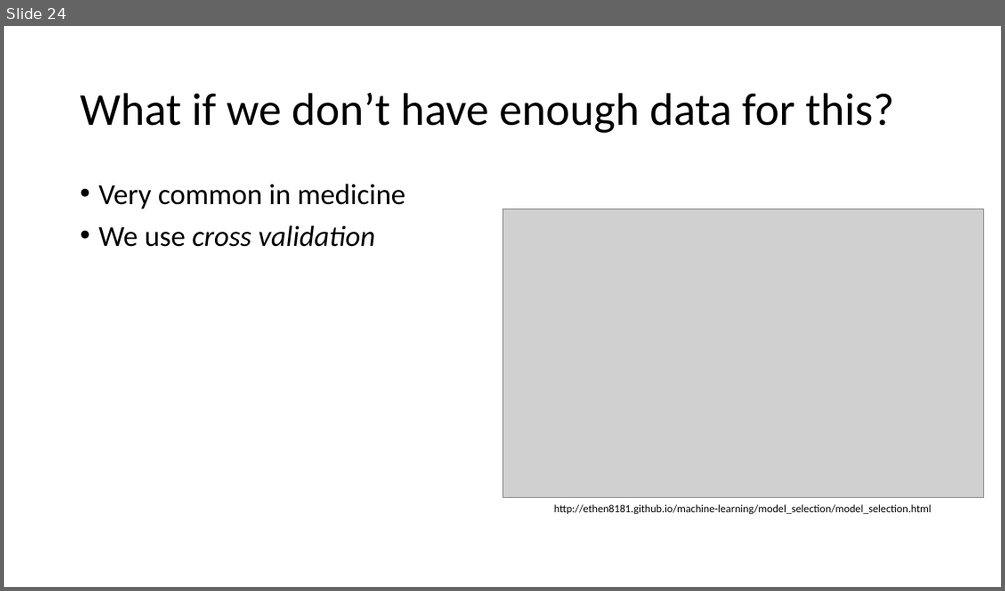
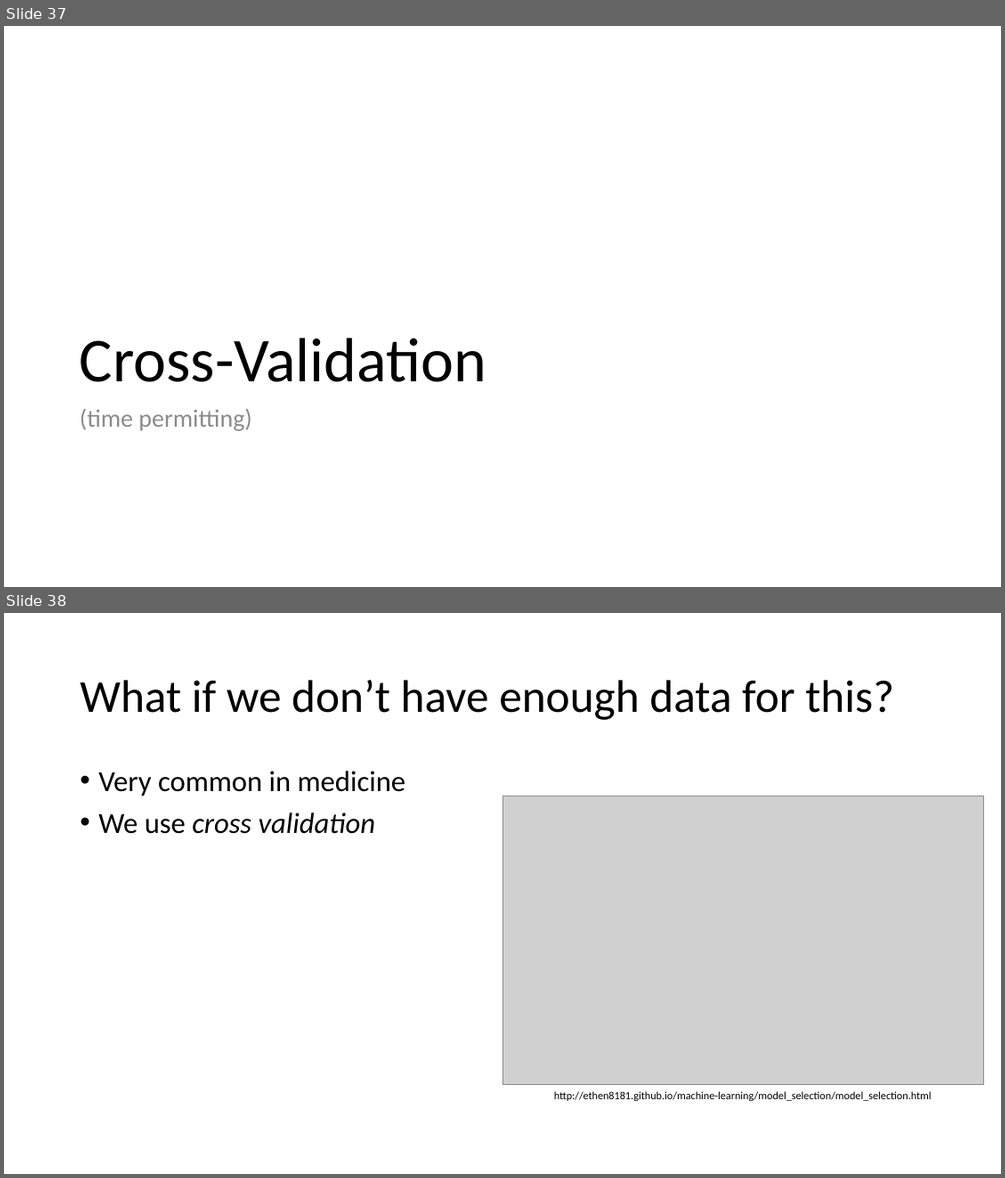
Before and after one commit to mengelhard/mmci_applied_ds, a slide deck: lectures/mitigating_overfitting.pptx. Shown one above the other, each under a label of ours: slide 24 before the commit, slides 37 and 38 after it. The pictures are 1005x591 and 1005x1178 pixels, drawn with LibreOffice and Linux fonts; fonts in the diff are those of the drawing; grey boxes stand for pictures. Boxes give left, top, right and bottom in pixels: in the first picture for what was removed or moved away, otherwise in the second. Text is boxed around its words. In the diff, an @@ line names an element or a change of style, - is before the commit and + after.

```diff
--- a/lectures/mitigating_overfitting.pptx
+++ b/lectures/mitigating_overfitting.pptx
@@ slide 37 added at (4, 26, 1001, 587), background #FFFFFF @@
@@ title added at (80, 338, 486, 382), 60 pt, text #000000 @@
+Cross-Validation
@@ text added at (80, 409, 251, 431), 24 pt, text #8C8C8C @@
+(time permitting)
@@ what was slide 24 is now slide 38 @@
```
Also in this commit, not shown: 2 slides changed, 13 other slides added, 1 slide removed, 1 other file.
